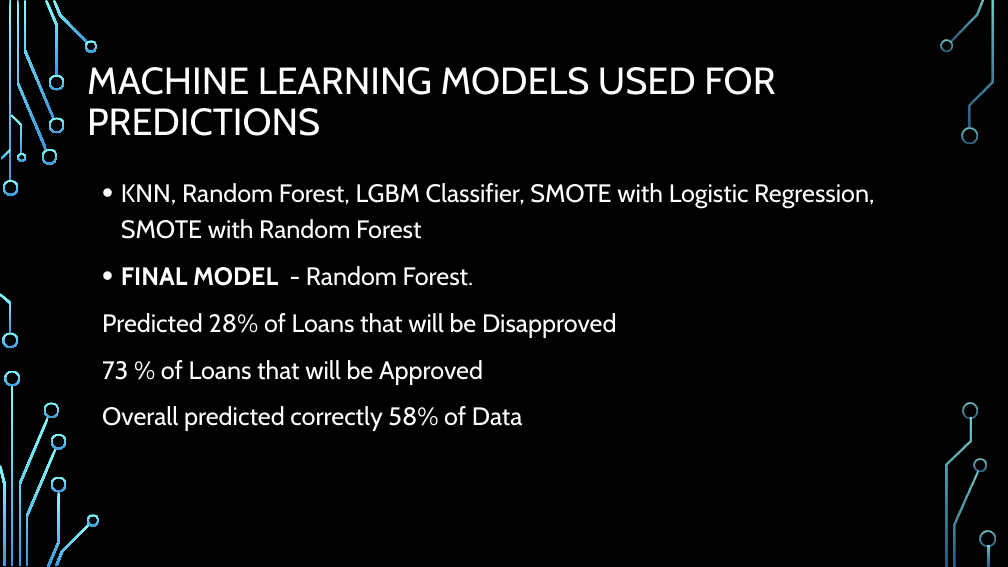
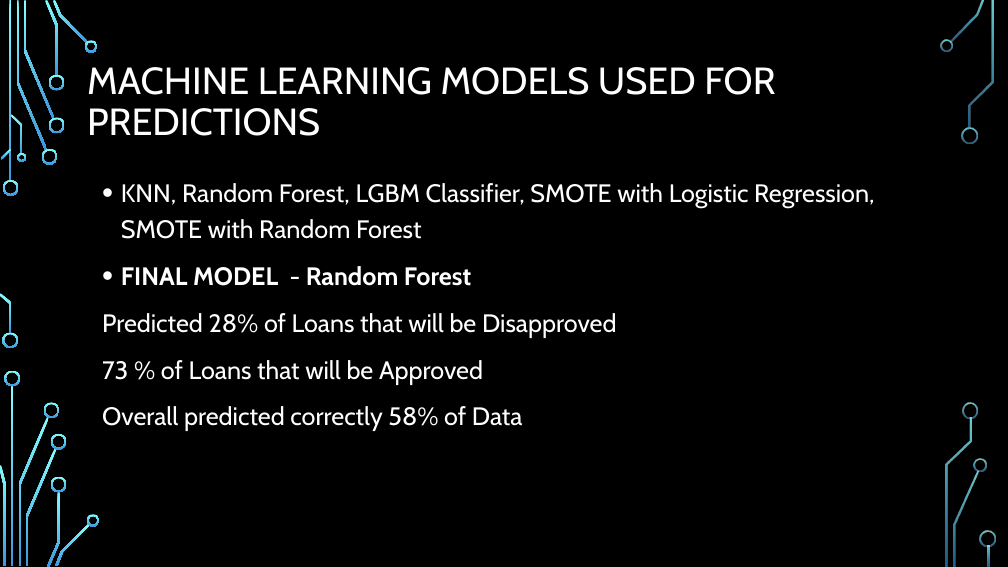
Before and after one commit to AliyevaO/Loan, a slide deck: slide 7 of Presentation Loan Prediction.pptx. Drawn at 1008x567 pixels with LibreOffice and Linux fonts; fonts in the diff are those of the drawing; background and template pictures are left out. Boxes give left, top, right and bottom in pixels: in the first picture for what was removed or moved away, otherwise in the second. Text is boxed around its words. In the diff, an @@ line names an element or a change of style, - is before the commit and + after.

```diff
--- a/Presentation Loan Prediction.pptx
+++ b/Presentation Loan Prediction.pptx
@@ text at (x1=121, y1=266, x2=471, y2=286): text changed; bold on @@
-• FINAL MODEL - Random Forest.
+• FINAL MODEL - Random Forest
```
Also in this commit, not shown: 2 other slides changed.
